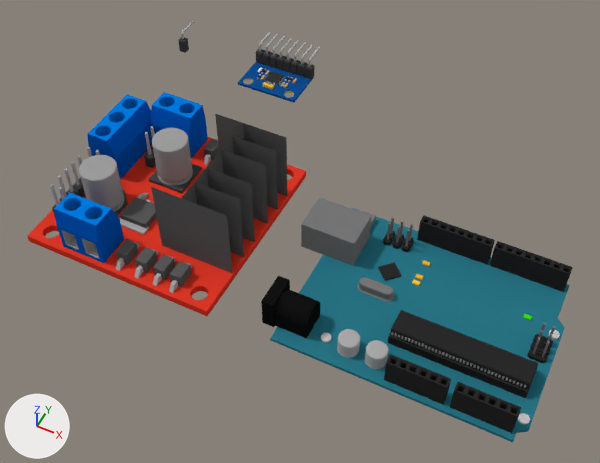
The Blender file components/L298N.blend as it was, and as the next commit left it.
Rendered twice from a 50 mm camera at (11.28, -13.88, 18.32) aimed at (3.88, 0.92, -0.19). Arrows for +X, +Y and +Z are at lower left; the lights stay in place.

The scene before the commit, as lines of its bpy script (objects in view):
```python
ob_cube_002 = bpy.data.objects.new('Cube.002', me_cube_012)
ob_cube_002.location = (-0.04, 6.29, 0.05)
ob_cube_002.scale = (0.197, 0.0757, 0.0785)
ob_cube_003 = bpy.data.objects.new('Cube.003', me_cube_043)
ob_cube_003.location = (-0.82, 7.49, 0.22)
ob_cube_003.scale = (0.065, 0.065, 0.12)
ob_cube_004 = bpy.data.objects.new('Cube.004', me_cube_011)
ob_cube_004.location = (0.49, 6.6, 0.06)
ob_cube_004.scale = (0.0372, 0.114, 0.04)
ob_cube_005 = bpy.data.objects.new('Cube.005', me_cube_010)
ob_cube_005.location = (0.48, 6.96, 0.06)
ob_cube_005.scale = (0.0294, 0.118, 0.04)
ob_cube_006 = bpy.data.objects.new('Cube.006', me_cube_036)
ob_cube_006.location = (0.36, 6.96, 0.06)
ob_cube_006.scale = (0.0294, 0.118, 0.04)
ob_cube_007 = bpy.data.objects.new('Cube.007', me_cube_008)
ob_cube_007.location = (-0.58, 6.96, 0.06)
ob_cube_007.scale = (0.0294, 0.118, 0.04)
ob_cube_009 = bpy.data.objects.new('Cube.009', me_cube_013)
ob_cube_009.location = (-0.05, 6.79, 0.06)
ob_cube_009.scale = (0.25, 0.25, 0.0329)
ob_cube_010 = bpy.data.objects.new('Cube.010', me_cube_054)
ob_cube_010.location = (-3.66, 6.86, 0.22)
ob_cube_010.scale = (0.065, 0.065, 0.12)
ob_cube_034 = bpy.data.objects.new('Cube.034', me_cube_032)
ob_cube_034.location = (1.58, -2.41, -0.06)
ob_cube_034.rotation_euler = (0.0, 0.0, 3.142)  # degrees (0, 0, 180)
ob_cube_034.scale = (1.45, 1.45, 0.191)
# also in view: 'Cube' at (-0.52, 1.06, 0.86); 'Cube.019' at (-0.5, -0.88, 0.21); 'Circle.003' at (-1.18, 2.43, 0.77); 'Circle.005' at (-2.45, 1.19, 0.77); 'Circle.001' at (-1.14, -2.38, 0.77)
```
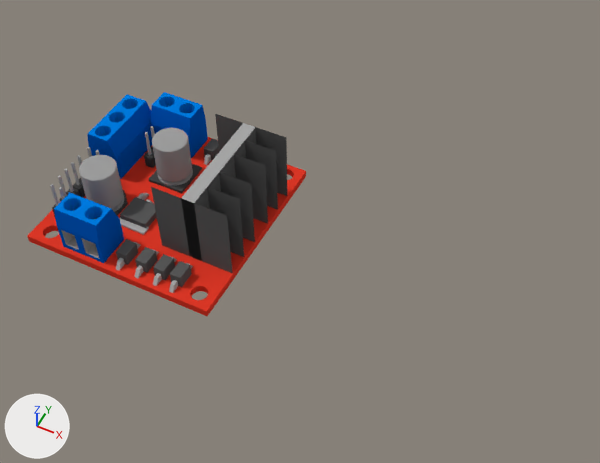
Location of each change, [x1, y1, x2, y2] in pixels of the pictures (600 x 463 px):
'Arduino', deleted: before [261, 197, 573, 442]
'Cube.003', deleted: before [256, 32, 320, 80]
'Cube.015', deleted: before [238, 62, 314, 103]
'Cube.010', deleted: before [178, 21, 194, 53]
'Cube.009', deleted: before [264, 72, 285, 85]
'Cube.002', deleted: before [262, 82, 274, 89]
'Cube.008', deleted: before [280, 82, 285, 87]
'Cube.013', deleted: before [258, 67, 263, 73]
'Cube.014', deleted: before [292, 78, 297, 84]
'Cube.016', deleted: before [265, 70, 270, 75]
'Cube.018', deleted: before [260, 75, 265, 80]
'Cube.004', deleted: before [284, 83, 288, 88]
'Cube.005', deleted: before [288, 77, 293, 83]
'Cube.007', deleted: before [261, 69, 266, 74]
'Cube.011', deleted: before [257, 74, 261, 79]
part 1 of me_cube_060, built on: before [182, 124, 244, 204]; after [181, 123, 256, 261]

Patch to the scene script:
```diff
--- a/components/L298N.blend.py
+++ b/components/L298N.blend.py
@@ me_cube_060 @@
 # used by ob_cube_030; location = (1.41, 0.05, 0.12); scale = (0.208, 1.43, 1.0)
-me_cube_060.from_pydata(...)  # 51 vertices, 25 faces, 1 loose edge; spans x -3.52..7.72, y -1.14..1.22, z -0.09..2.38
+me_cube_060.from_pydata(...)  # 60 vertices, 32 faces, 1 loose edge; spans x -3.52..7.72, y -1.14..1.22, z -0.09..2.38
+# me_cube_060 part 1
+# 4 faces are deleted
+# 2 vertices are added at (2.94, 1.0, 1.0), (2.94, -1.0, 1.0)
+# 7 new vertices lie (1.94, 0.0, 0.0) away from vertices in x 1.0, y -1.14..1.22, z -0.09..2.38
+# 3 new faces join them, mat_gray (grey #a7a7a7)
+# 8 new faces join them, mat_black (dark grey #5d5d5d)
 me_cube_060.materials.append(mat_gray)
@@ ob_cube_010 @@
-ob_cube_010 = bpy.data.objects.new('Cube.010', me_cube_054)
-ob_cube_010.location = (-3.66, 6.86, 0.22)
-ob_cube_010.scale = (0.065, 0.065, 0.12)
@@ ob_cube_009 @@
-ob_cube_009 = bpy.data.objects.new('Cube.009', me_cube_013)
-ob_cube_009.location = (-0.05, 6.79, 0.06)
-ob_cube_009.scale = (0.25, 0.25, 0.0329)
@@ ob_cube_002 @@
-ob_cube_002 = bpy.data.objects.new('Cube.002', me_cube_012)
-ob_cube_002.location = (-0.04, 6.29, 0.05)
-ob_cube_002.scale = (0.197, 0.0757, 0.0785)
@@ ob_cube_003 @@
-ob_cube_003 = bpy.data.objects.new('Cube.003', me_cube_043)
-ob_cube_003.location = (-0.82, 7.49, 0.22)
-ob_cube_003.scale = (0.065, 0.065, 0.12)
-_m = ob_cube_003.modifiers.new('Array', 'ARRAY')
-_m.count = 8
-_m.constant_offset_displace = (0.0, 0.0, 0.0)
@@ ob_cube_004 @@
-ob_cube_004 = bpy.data.objects.new('Cube.004', me_cube_011)
-ob_cube_004.location = (0.49, 6.6, 0.06)
-ob_cube_004.scale = (0.0372, 0.114, 0.04)
@@ ob_cube_005 @@
-ob_cube_005 = bpy.data.objects.new('Cube.005', me_cube_010)
-ob_cube_005.location = (0.48, 6.96, 0.06)
-ob_cube_005.scale = (0.0294, 0.118, 0.04)
@@ ob_cube_006 @@
-ob_cube_006 = bpy.data.objects.new('Cube.006', me_cube_036)
-ob_cube_006.location = (0.36, 6.96, 0.06)
-ob_cube_006.scale = (0.0294, 0.118, 0.04)
@@ ob_cube_007 @@
-ob_cube_007 = bpy.data.objects.new('Cube.007', me_cube_008)
-ob_cube_007.location = (-0.58, 6.96, 0.06)
-ob_cube_007.scale = (0.0294, 0.118, 0.04)
@@ ob_cube_008 @@
-ob_cube_008 = bpy.data.objects.new('Cube.008', me_cube_034)
-ob_cube_008.location = (0.37, 6.6, 0.06)
-ob_cube_008.scale = (0.0372, 0.114, 0.04)
@@ ob_cube_011 @@
-ob_cube_011 = bpy.data.objects.new('Cube.011', me_cube_009)
-ob_cube_011.location = (-0.58, 6.61, 0.06)
-ob_cube_011.scale = (0.0294, 0.118, 0.04)
@@ ob_cube_013 @@
-ob_cube_013 = bpy.data.objects.new('Cube.013', me_cube_030)
-ob_cube_013.location = (-0.73, 6.97, 0.06)
-ob_cube_013.scale = (0.0419, 0.111, 0.04)
@@ ob_cube_014 @@
-ob_cube_014 = bpy.data.objects.new('Cube.014', me_cube_007)
-ob_cube_014.location = (0.64, 6.96, 0.06)
-ob_cube_014.scale = (0.0372, 0.114, 0.04)
@@ ob_cube_016 @@
-ob_cube_016 = bpy.data.objects.new('Cube.016', me_cube_005)
-ob_cube_016.location = (-0.43, 6.96, 0.06)
-ob_cube_016.scale = (0.0372, 0.114, 0.04)
@@ ob_cube_018 @@
-ob_cube_018 = bpy.data.objects.new('Cube.018', me_cube_006)
-ob_cube_018.location = (-0.43, 6.62, 0.06)
-ob_cube_018.scale = (0.0372, 0.114, 0.04)
@@ ob_cube_015 @@
-ob_cube_015 = bpy.data.objects.new('Cube.015', me_cube_014)
-ob_cube_015.location = (-0.01, 6.68, 0.0)
-ob_cube_015.scale = (1.96, 1.22, 0.0391)
@@ ob_arduino @@
-ob_arduino = bpy.data.objects.new('Arduino', me_plane_014)
-ob_arduino.location = (4.3, 0.82, 0.5)
-ob_arduino.rotation_euler = (0.0, -1.571, 0.0)  # degrees (0, -90, 0)
-ob_arduino.scale = (0.446, 0.54, 0.446)
```
